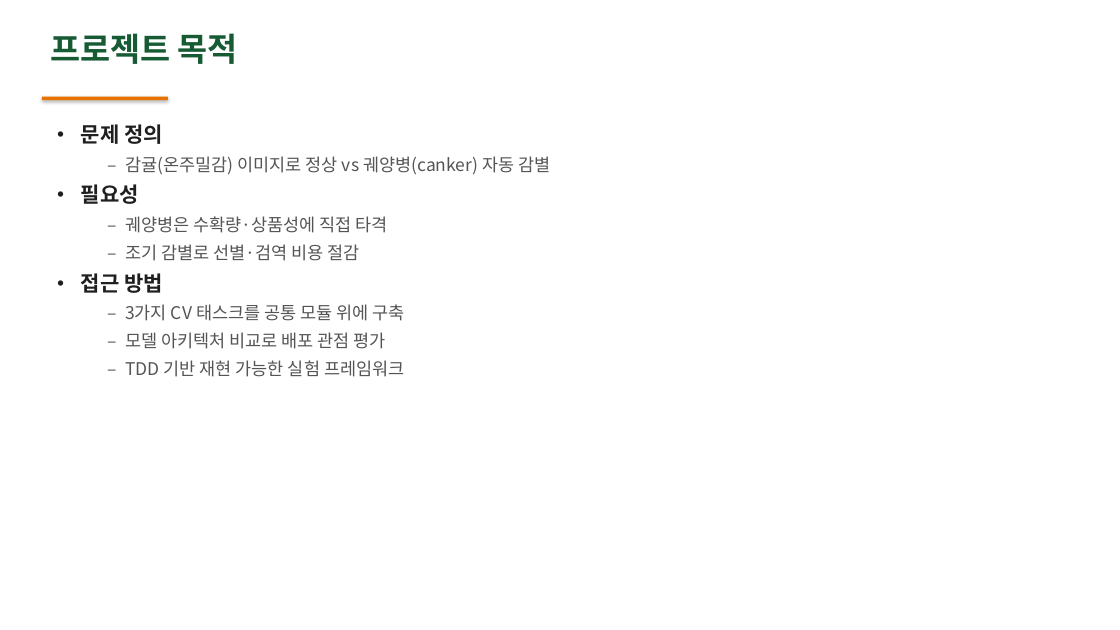
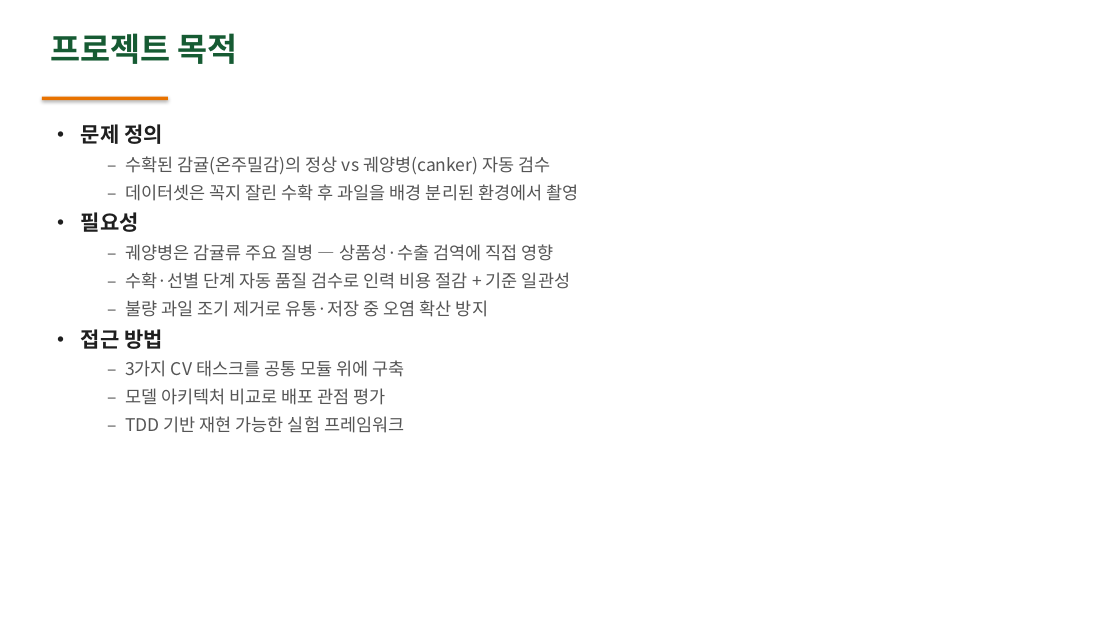
Before and after one commit to YBNML/disease_01, a slide deck: slide 4 of docs/disease_01_presentation.pptx. Drawn at 1120x630 pixels with LibreOffice and Linux fonts; fonts in the diff are those of the drawing. Boxes give left, top, right and bottom in pixels: in the first picture for what was removed or moved away, otherwise in the second. Text is boxed around its words. In the diff, an @@ line names an element or a change of style, - is before the commit and + after.

```diff
--- a/docs/disease_01_presentation.pptx
+++ b/docs/disease_01_presentation.pptx
@@ text at [125,156,578,201]: text changed @@
-  – 감귤(온주밀감) 이미지로 정상 vs 궤양병(canker) 자동 감별
+  – 수확된 감귤(온주밀감)의 정상 vs 궤양병(canker) 자동 검수
+  – 데이터셋은 꼭지 잘린 수확 후 과일을 배경 분리된 환경에서 촬영
@@ text at [125,244,570,317]: text changed @@
-  – 궤양병은 수확량·상품성에 직접 타격
-  – 조기 감별로 선별·검역 비용 절감
+  – 궤양병은 감귤류 주요 질병 — 상품성·수출 검역에 직접 영향
+  – 수확·선별 단계 자동 품질 검수로 인력 비용 절감 + 기준 일관성
+  – 불량 과일 조기 제거로 유통·저장 중 오염 확산 방지
```
Also in this commit, not shown: 1 other slide changed, 2 other files.
